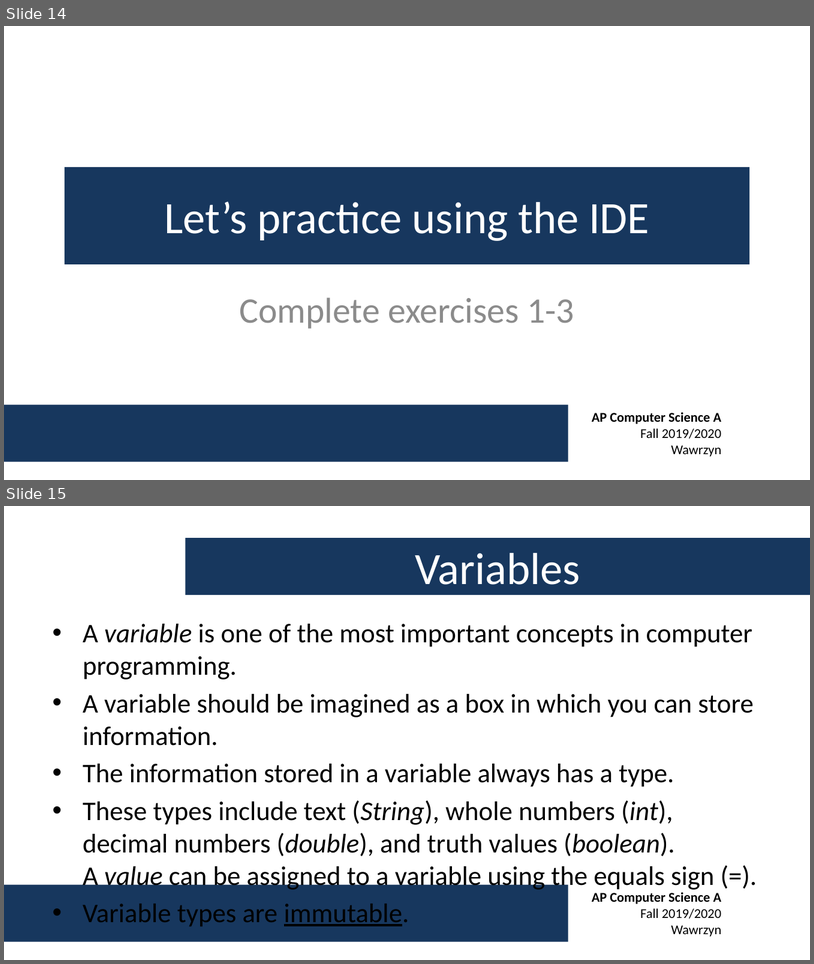
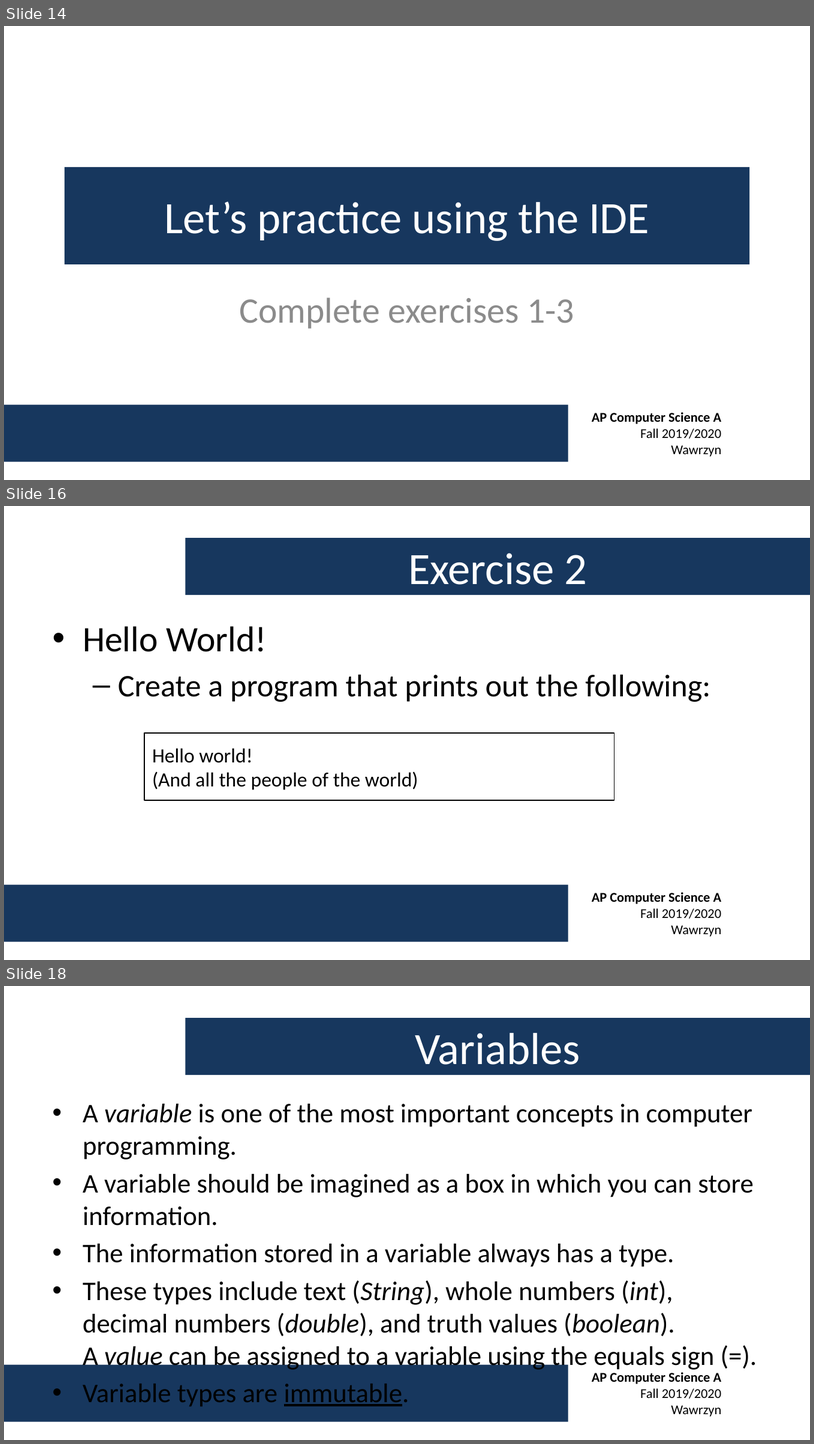
Before and after one commit to swawrzyn/shtcs-ap-cs-fall-2019, a slide deck: Week 1/AP CS A - Week 1 Lecture.pptx. Shown one above the other, each under a label of ours: slides 14 and 15 before the commit, slides 14, 16 and 18 after it; the slides between them are not shown. The pictures are 814x964 and 814x1444 pixels, drawn with LibreOffice and Linux fonts; fonts in the diff are those of the drawing; background and template pictures are left out. Boxes give left, top, right and bottom in pixels: in the first picture for what was removed or moved away, otherwise in the second. Text is boxed around its words. In the diff, an @@ line names an element or a change of style, - is before the commit and + after.

```diff
--- a/Week 1/AP CS A - Week 1 Lecture.pptx
+++ b/Week 1/AP CS A - Week 1 Lecture.pptx
@@ slide 16 added at (x1=4, y1=506, x2=810, y2=960), background #FFFFFF; not listed: 2 template elements that a slide beside it also shows @@
@@ title added at (x1=185, y1=538, x2=810, y2=595), fill #17375E, 40 pt, text #FFFFFF @@
+Exercise 2
@@ text added at (x1=83, y1=626, x2=711, y2=702), 28 pt, text #000000 @@
+• Hello World!
+  – Create a program that prints out the following:
@@ rectangle added at (x1=144, y1=733, x2=614, y2=799), fill #FFFFFF, outline #000000 0.75 pt, 18 pt, text #000000 @@
+Hello world!
+(And all the people of the world)
@@ what was slide 15 is now slide 18 @@
```
Also in this commit, not shown: 6 other slides added.
